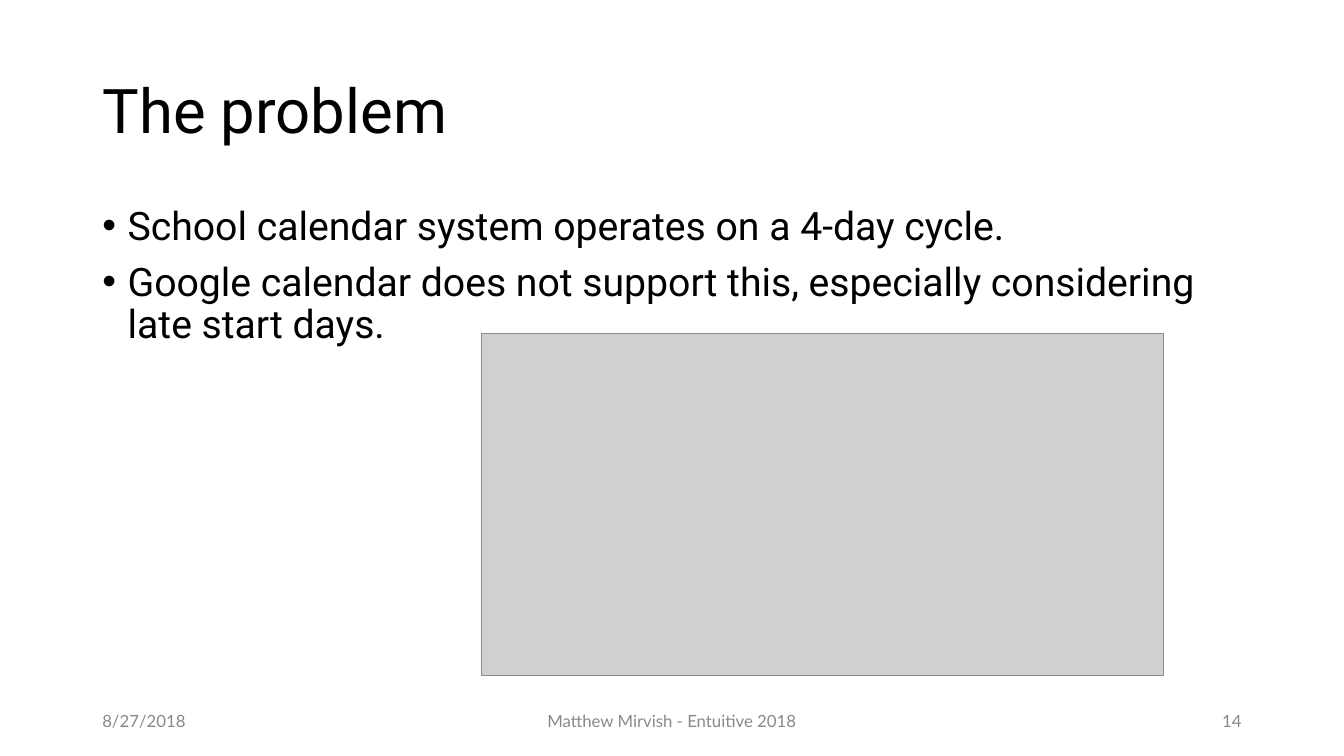
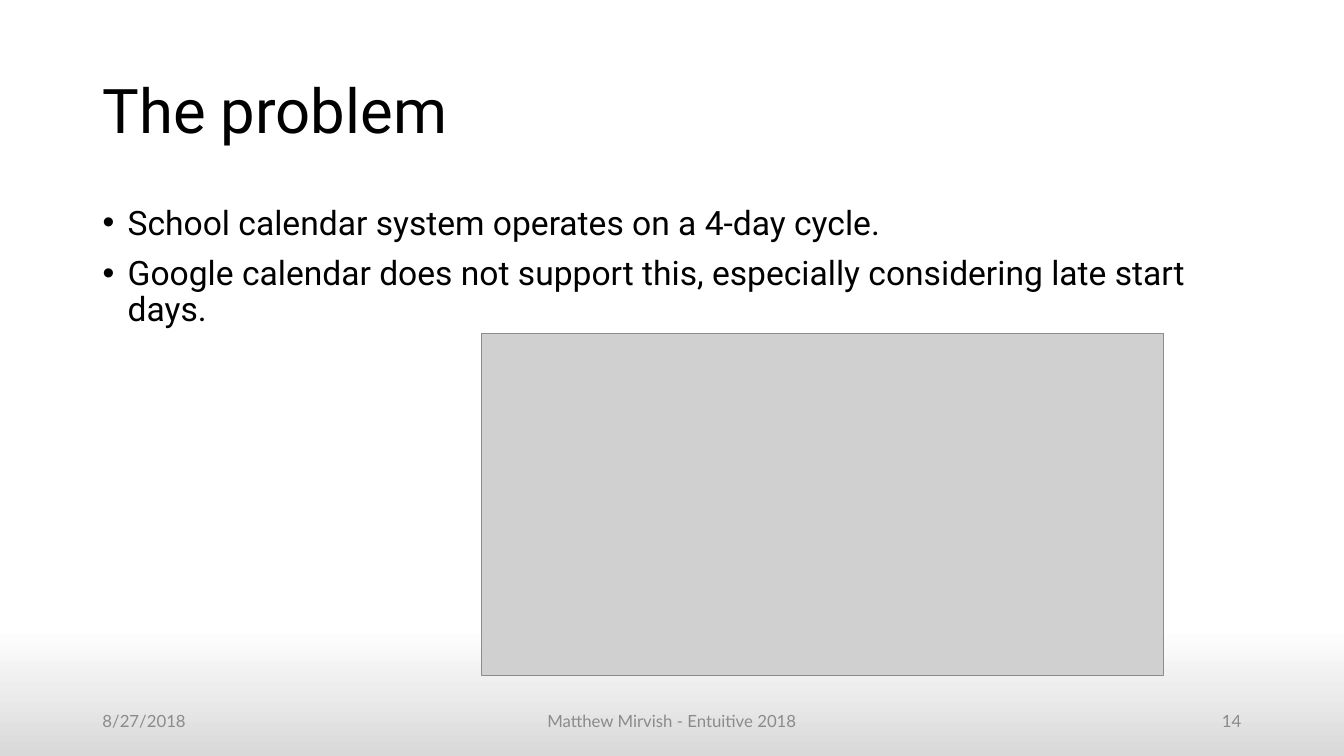
Before and after one commit to mincrmatt12/EntuitivePresentation2018, a slide deck: slide 14 of Entuitive 2018.odp. Drawn at 1344x756 pixels with LibreOffice and Linux fonts; fonts in the diff are those of the drawing; grey boxes stand for pictures. Boxes give left, top, right and bottom in pixels: in the first picture for what was removed or moved away, otherwise in the second. Text is boxed around its words. In the diff, an @@ line names an element or a change of style, - is before the commit and + after.

```diff
--- a/Entuitive 2018.odp
+++ b/Entuitive 2018.odp
@@ background #FFFFFF to gradient #FFFFFF to #D9D9D9 @@
@@ text "School calendar system operates on ..." at box(128, 209, 1185, 328): size 28 to 24 pt @@
@@ text colour #898989 to #8B8B8B in 3 elements at box(102, 715, 185, 728), box(547, 715, 796, 727), box(1222, 715, 1241, 727) @@
```
Also in this commit, not shown: 35 other slides changed, 1 other file.
